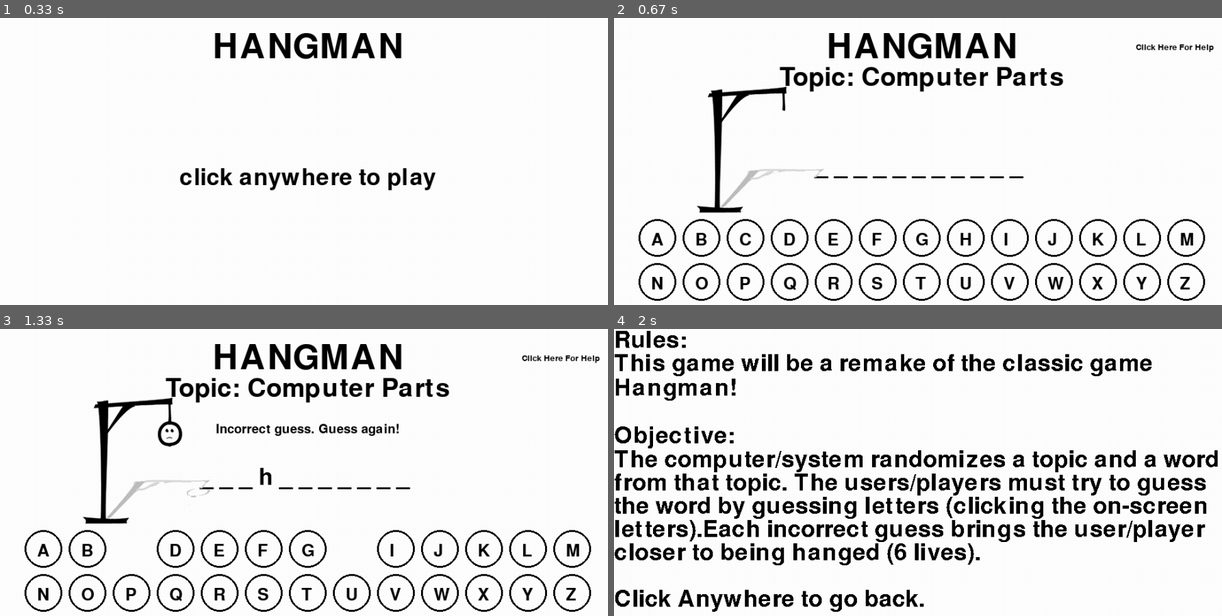
Above: before the commit, frames 1-4 (two rows, left to right).
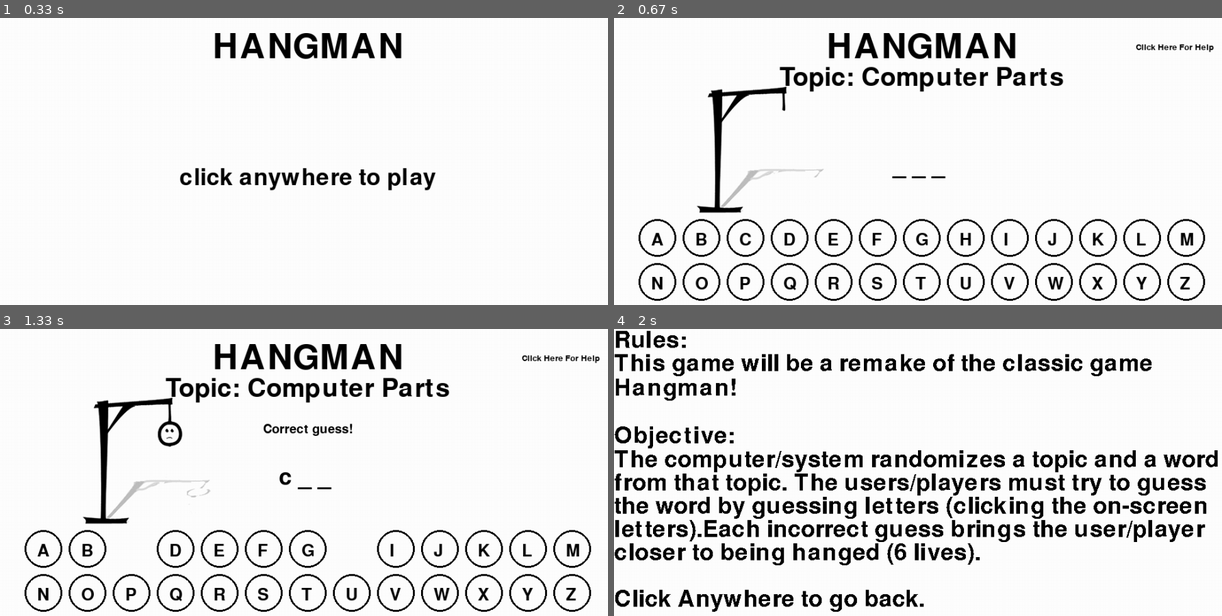
Above: after the commit, the same moments.

Repository: Chess-Dude/Hangman-Game-V3
Game: pygame game, started from MainGameLoop.py
The game is run twice, just before and just after one commit, with the same random seed, the same clock (stepped at 60 frames per second) and the same inputs.
Inputs (mouse positions are in pixels of both pictures, inside the frame that each line leads up to):
- Up to frame 1 (0.33 s): no input
- Up to frame 2 (0.67 s): click (924, 167) at 0.38 s
- Up to frame 3 (1.33 s): click (370, 544) at 0.73 s; click (115, 547) at 1.05 s
- Up to frame 4 (2 s): click (1149, 581) at 1.38 s; click "Click Here For Help" at 1.72 s

Frame 1 is identical in both runs. In frame 2, 0.1% of the frame differs, in the area x 32-68%, y 55-56%; in frame 3, 0.9%, in the area x 32-68%, y 32-56%; in frame 4, nothing differs.

Commit message:
commented code and updated TopicDictionary.json

Diff:
--- a/BlittingHangManImages.py
+++ b/BlittingHangManImages.py
@@ -6,7 +6,7 @@
     """
     Importing and blitting hangman images
     """
-
+    # sets hangman_status to the amount of indexes in players_incorrect_guesses
     hangman_status = len(players_incorrect_guess)
-
+    # blits the following image depending on total of players_incorrect_guess indexes (is a list)
     DISPLAYSURF.blit(hangman_image_list[hangman_status], (130, 100))
--- a/BlittingHelpMenu.py
+++ b/BlittingHelpMenu.py
@@ -7,17 +7,23 @@
     blitting help_menu
     """
 
+    # fills background with white (to hide any game progress)
     DISPLAYSURF.fill(WHITE)
+
+    # sets game_help_menu variable (a long string of the rules and objective)
     game_help_menu =    "Rules:\nThis game will be a remake of the classic game Hangman!\n\n"
     game_help_menu =    game_help_menu + "Objective:\n"
     game_help_menu =    game_help_menu + "The computer/system randomizes a topic and a word from that topic. The users/players must try to guess the word by guessing letters (clicking the on-screen letters)."
     game_help_menu =    game_help_menu + "Each incorrect guess brings the user/player closer to being hanged (6 lives)."
     game_help_menu =    game_help_menu + "\n\nClick Anywhere to go back."
 
-    words = [word.split(' ') for word in game_help_menu.splitlines()]  # 2D array where each row is a list of words.
+    # 2D array where each row is a list of words.
+    words = [word.split(' ') for word in game_help_menu.splitlines()]
 
-    space = WORD_FONT.size(' ')[0]  # The width of a space.
+    # The width of a space.
+    space = WORD_FONT.size(' ')[0]
 
+    # gettubg max display size and position
     max_width, max_height = DISPLAYSURF.get_size()
     pos = (0, 0)
     x, y = pos
--- a/BlittingStartMenu.py
+++ b/BlittingStartMenu.py
@@ -6,5 +6,6 @@
     """
     blits start menu
     """
+    # instantiates text to "cick anywhere to play" then blits clicking_anywhere text
     clicking_anywhere = WORD_FONT.render("click anywhere to play", 1, BLACK)
     DISPLAYSURF.blit(clicking_anywhere, (WIDTH/2 - clicking_anywhere.get_width()/2, HEIGHT / 2))
--- a/BlittingText.py
+++ b/BlittingText.py
@@ -15,15 +15,18 @@
     blits/renders text
     """
 
+    # instantiates and blits word_text (underscores and correct guesses)
     word_text = WORD_FONT.render(word_progress, 1, BLACK)
     DISPLAYSURF.blit(word_text, word_text.get_rect(center = DISPLAYSURF.get_rect().center))
 
+    # instantiates and blits topic_text
     topic_text = SUB_TITLE_FONT.render(("Topic: " + selected_topic), 1, BLACK)
     DISPLAYSURF.blit(topic_text, (WIDTH/2 - topic_text.get_width()/2, 75))
 
+    # instantiates and blits system_message_text (changes depending on user input)
     system_message_text = SYSTEM_FONT_MESSAGE.render(system_message, 1, BLACK)
     DISPLAYSURF.blit(system_message_text, (WIDTH/2 - system_message_text.get_width()/2, 150))
 
+    # instantiates and blits help_text_button (only the text)
     help_text_button = HELP_FONT_MESSAGE.render("Click Here For Help", 1, BLACK)
     DISPLAYSURF.blit(help_text_button, (WIDTH - 150, 40))
-    help_text_width, helpt_text_height = help_text_button.get_size()
--- a/DrawingLetters.py
+++ b/DrawingLetters.py
@@ -21,7 +21,6 @@
     This gave me the leftover pixels for each side, 34.5 which rounds up to 35.
     This info allowed me to start drawing from the left side of the first circle.
     Note that to draw the circle, we must give the draw.circle method the coordinate range, thius adding half the gap + half the diameter of the circle.
-    refer to the official documentation of the code below:
     """
 
     # defining coords to draw buttons
@@ -32,20 +31,23 @@
     # looping 13 times (13 buttons per row)
     for i in range(13):
 
-        # checking if dictionary value of letter is True (from A-M)
+        # checking if dictionary value of letter is True (from A-M) (top row)
         # if false - does not print (already guessed values)
         if letters_to_print[chr(65 + i)]:
             # Drawing buttons for top row buttons
+            # draws circle, instantiates the letter then blits it
             pygame.draw.circle(DISPLAYSURF, BLACK, (x_circle_coord, y_circle_coord_row_1), RADIUS, LINE_THICKNESS)
             letters = LETTER_FONT.render(chr(65 + i), 1, BLACK)
             DISPLAYSURF.blit(letters, (x_circle_coord - (LETTER_FONT_SIZE / 4), y_circle_coord_row_1 - (LETTER_FONT_SIZE / 4)))
 
-        # checking if dictionary value of letter is True (from N-Z)
+        # checking if dictionary value of letter is True (from N-Z) (bottom row)
         # if false - does not print (already guessed values)
         if letters_to_print[chr(78 + i)]:
             # Drawing letter for bottom row buttons
+            # draws circle, instantiates the letter then blits it
             pygame.draw.circle(DISPLAYSURF, BLACK, (x_circle_coord, y_circle_coord_row_2), RADIUS, LINE_THICKNESS)
             letters = LETTER_FONT.render(chr(78 + i), 1, BLACK)
             DISPLAYSURF.blit(letters, (x_circle_coord - (LETTER_FONT_SIZE / 4), y_circle_coord_row_2 - (LETTER_FONT_SIZE / 4)))
 
+        # updates x_circle_coord each loop to get new circle x coord
         x_circle_coord = x_circle_coord + TOTAL_WIDTH
--- a/GameProgressModule.py
+++ b/GameProgressModule.py
@@ -23,50 +23,68 @@
         Updating the correct guesses of the player
         """
 
+        # set word_progress to empty string
         self.word_progress = ""
+
+        # for loop to print a dash for each character in selected word
         for character in selected_word.lower():
-
+            # checks if character is an alphabet or digit
             if character.isalpha() or character.isdigit():
+                # checks if character is in self.players_correct_guess
                 if character in self.players_correct_guess:
+                    # sets (new) self.word_progress to (previous) self.word_progress + character (current letter) + "" (empty string/space)
                     self.word_progress = self.word_progress + character + " "
 
+                # if false (else) set (new) self.word_progress to (old) self.word_progress + (string with underscore and space) "_"
                 else:
                     self.word_progress = self.word_progress + "_ "
+
+            # if character is not an alphabet or digit
             else:
                 self.word_progress = self.word_progress + character + " "
 
 
     def evaluating(self, selected_word, players_guess, GAME_STATE):
         """
-        Evaluating if the player's guess is right or wrong
+        Evaluating if the player's guess is right or wrong and only runs if the game_status is in "GAME_IN_PROGRESS"
         After Evaluation, the player's guess will be appended to the appropriate list.
-        If players guess is repeated, it'll be solved in another method (get_players_guess)
         """
 
         game_status = GAME_STATE["GAME_IN_PROGRESS"]
 
+        # checking if player guessed letter is in selected_word
         if players_guess in selected_word.lower():
+            # if it is append the letter to self.players_correct_guess list
             self.players_correct_guess.append(players_guess)
+            # if self.player_correct_guess list has the amount of indexes in selected_word, update game status and self.system_message
             if len(self.players_correct_guess) == len(set(selected_word.lower())):
                 self.system_message = ("GG, you guessed all the letters!")
                 game_status = GAME_STATE["GAME_WON"]
 
+            # if player guess is valid, however the list does not have the amount of indexes in selected_word,
+            # change self.system_message notifying player it was a correct guess and update game_status.
             else:
                 self.system_message = ("Correct guess!")
                 game_status = GAME_STATE["GAME_IN_PROGRESS"]
 
+        # (else) if players guessed letter is not in selected_word, append the guess to players_incorrect_guess list
         else:
             self.players_incorrect_guess.append(players_guess)
+            # check if self.players_incorrect_guesses indexes == 6
+            # if true, change self.system_message and update game_status
             if len(self.players_incorrect_guess) == 6:
                 self.system_message = ("You hanged the man! GG")
                 game_status = GAME_STATE["GAME_LOST"]
 
+            # if false, change self.system_message and update game status
             elif 0 < len(self.players_incorrect_guess) < 6:
                 self.system_message = ("Incorrect guess. Guess again!")
                 game_status = GAME_STATE["GAME_IN_PROGRESS"]
 
+            # if some unknown error occurs
             else:
                 self.system_message = ("the program ran into some error during the incorrect_guess evaluation")
                 exit()
 
+        # returns game_status, to update pygame screen accordingly
         return game_status
--- a/GetLetter.py
+++ b/GetLetter.py
@@ -13,9 +13,9 @@
                GRID_MID_Y,
                ASCII_A):
     """
-    Determines what button is pressed
+    Determines what button is pressed and returns a letter value
     """
-
+    # variables that are used to determine what cell was pressed on the grid
     player_guess = None
     column_number = (((m_x - GRID_LEFT_X1) / COLUMN_WIDTH) + 1)
     column_number = int(column_number)
@@ -25,25 +25,27 @@
     if ((GRID_LEFT_X1 <= m_x < GRID_RIGHT_X2) and (GRID_Y1 <= m_y <= GRID_Y2)):
 
         # determining what row the mouse was clicked
-        # if mouse y coordinate was greater than the
+        # if mouse y coordinate was greater than the MID_Y (height) coordinate, set top_row variable false (used as a flag).
+        # we do this to identify if we should add +13 to the ascii table
         if m_y > GRID_MID_Y:
             top_row = False
 
+        # elif mouse y coordinate < MID_Y (height) coordinate, set top_row variable True (used as a flag)
         elif m_y < GRID_MID_Y:
             top_row = True
 
-        # if mouse was clicked in top row
+        # if mouse was clicked in top row (flag)
         if top_row:
             player_guess = str(chr(column_number + ASCII_A - 1)) # subtract 1 due to column number starting from 1, not 0
 
-        # else (if mouse was clicked in bottom row)
+        # else (if mouse was clicked in bottom row) we add + 13 to the ascii table value (as first 13 letters are A - M)
         else:
             player_guess = str(chr(column_number + ASCII_A + 13 - 1))
 
-
+    # returns player_guess only if player guess has a value and the letter has a "True" value
+    # we want to make sure it has a "True" value to make sure the grid cell was not already pressed/guessed by the user
     if (player_guess is not None) and (letters_to_print[player_guess]):
         return player_guess
 
-
     else:
         return None
--- a/MainGameLoop.py
+++ b/MainGameLoop.py
@@ -3,7 +3,7 @@
 Date: October 28th
 Program Name: HangmanGUI.py, GameProgressModule, WordSelectionModule.py, TopicDictionary.json
 Purpose: Big Gaming Assignment - runs a graphical user interface of Hangman
-Change log: Rayyan Lodhi - November 14th Refactored code
+Change log: Rayyan Lodhi - November 14th Refactored code and added comments
 """
 
 # imports
@@ -12,12 +12,7 @@
 from pygame.locals import *
 import WordSelectionModule
 import GameProgressModule
-from BlittingHangManImages import blit_hangman_images
-from DrawingLetters import draw_letters
 from GetLetter import get_letter
-from BlittingText import blitting_text
-from BlittingStartMenu import blitting_start_menu
-from BlittingHelpMenu import blitting_help_menu
 from RefreshScreen import refresh_screen
 
 # initializes pygame
@@ -89,7 +84,7 @@
     global game_status
 
     # printing purpose
-    print("Purpose: Big Gaming Assignment - runs a graphical user interface of Hangman \nChange log: Rayyan Lodhi - November 14th Refactored code\nFull Change log can be viewed here: https://github.com/Chess-Dude/Hangman-Game-V3")
+    print("Purpose: Big Gaming Assignment - runs a graphical user interface of Hangman \nChange log: Rayyan Lodhi - November 14th Refactored code and added comments.\nFull Change log can be viewed here: https://github.com/Chess-Dude/Hangman-Game-V3")
 
     # creating objects
     word_selection_obj = WordSelectionModule.WordSelection()
@@ -105,12 +100,11 @@
     DISPLAYSURF = pygame.display.set_mode(size=(WIDTH, HEIGHT))
     pygame.display.set_caption("Hangman")
 
-    # load all 7 images here so it only needs to be once
+    # load all 7 images here
     hangman_image_list = []
     for i in range(7):
         hangman_image = pygame.image.load("hangman" + str(i) + ".png")
         hangman_image_list.append(hangman_image)
-
 
     # append all letters of alphabet to letters_to_print dictionary (used in drawing_letters)
     letters_to_print = {}
@@ -147,30 +141,10 @@
 
     pygame.display.update()
 
-    # this is the START_MENU
+    # this is the START_MENU loop
     game_status = GAME_STATE["START_MENU"]
     start_flag = False
     while not start_flag:
-        for event in pygame.event.get():
-            if event.type == QUIT:
-                print("exit event occured")
-                pygame.quit()
-                sys.exit()
-
-            # checking if mouse was clicked
-            if event.type == pygame.MOUSEBUTTONDOWN:
-
-                start_flag = True
-
-
-    # GAME_IN_PROGRESS loop
-    game_status = GAME_STATE["GAME_IN_PROGRESS"]
-    while True:
-
-        player_guess = None
-
-        # Update game display so the user can see
-        pygame.display.update()
 
         # checking if exit event occured
         for event in pygame.event.get():
@@ -179,24 +153,50 @@
                 pygame.quit()
                 sys.exit()
 
+            # checking if mouse was clicked
+            # if true, set start_flag to True (so while True breaks), then GAME_STATE moves on to GAME_IN_PROGRESS
+            # we have this clicking feature as a "START_MENU"
+            if event.type == pygame.MOUSEBUTTONDOWN:
+
+                start_flag = True
+
+
+    # GAME_IN_PROGRESS loop
+    game_status = GAME_STATE["GAME_IN_PROGRESS"]
+    while True:
+
+        player_guess = None
+
+        # Update game display so the user can see
+        pygame.display.update()
+
+        # checking if exit event occured
+        for event in pygame.event.get():
+            if event.type == QUIT:
+                print("exit event occured")
+                pygame.quit()
+                sys.exit()
+
             # if game status is set to the help menu we dont want to supervise the game in progress and
             # we want to wait until we exit the GAME_HELP screen to return to supervising the GAME_IN_PROGRESS screen
+            # we do this by waiting for a mouse click anywhere
             if game_status == GAME_STATE["GAME_HELP"]:
                 if event.type == pygame.MOUSEBUTTONDOWN:
                     game_status = GAME_STATE["GAME_IN_PROGRESS"]
 
+            # elif game status is set to the GAME_WON we wait till mouse is clicked (so we can exit)
             elif game_status == GAME_STATE["GAME_WON"]:
                 if event.type == pygame.MOUSEBUTTONDOWN:
                     pygame.quit()
                     sys.exit()
-
+            # elif game status is set to the GAME_LOST we wait till mouse is clicked (so we can exit)
             elif game_status == GAME_STATE["GAME_LOST"]:
                 if event.type == pygame.MOUSEBUTTONDOWN:
                     pygame.quit()
                     sys.exit()
 
+            # if neither statement is true, run else (meaning grid must have been clicked)
             else:
-
                 # checking if mouse was clicked
                 if event.type == pygame.MOUSEBUTTONDOWN:
                     # getting where mouse was clicked (coords)
@@ -222,7 +222,7 @@
                                                   GRID_Y2,
                                                   GRID_MID_Y,
                                                   ASCII_A)
-                        # settings the letter value that was guessed to "false" (to not print)
+                        # setting the letter value that was guessed to "false" (to not print in draw_letters function)
                         letters_to_print[player_guess] = False
 
                 # calling methods from GameProgress class to evaluate and update the progress/score
@@ -230,6 +230,7 @@
                     game_status = game_progress_obj.evaluating(word_selection_obj.selected_word, player_guess.lower(), GAME_STATE)
                     game_progress_obj.updating_progress(word_selection_obj.selected_word)
 
+            # refreshes screen with any pending changes
             refresh_screen(DISPLAYSURF,
                    letters_to_print,
                    game_progress_obj.word_progress,
--- a/RefreshScreen.py
+++ b/RefreshScreen.py
@@ -2,6 +2,7 @@
 Refreshes/updates game
 """
 
+# imports
 import sys
 from BlittingHangManImages import blit_hangman_images
 from DrawingLetters import draw_letters
@@ -39,19 +40,22 @@
     refreshes screen
     """
 
-    # Loading Background Images
-    # DISPLAYSURF.blit(BACKGROUND, (0, 0))
+    # fills screen with white
     DISPLAYSURF.fill(WHITE)
 
-    # Printing Text
+    # Printing Title
     title_text = TITLE_FONT.render("HANGMAN", 1, BLACK)
     DISPLAYSURF.blit(title_text, (WIDTH/2 - title_text.get_width()/2, 20))
 
     # depending on current game status, the display will be updated based on game state
+    # if the game has just been ran (start_menu)
     if game_status == GAME_STATE["START_MENU"]:
+        # calls blitting_start_menu function
         blitting_start_menu(DISPLAYSURF, WORD_FONT, BLACK, WIDTH, HEIGHT)
 
+    # if the game is in progress
     elif game_status == GAME_STATE["GAME_IN_PROGRESS"]:
+        # callling functions to  blit text (word, topic, and system message), updated hangman images and draw updated letters/buttons
         blitting_text(DISPLAYSURF,
                       word_progress,
                       selected_topic,
@@ -62,7 +66,6 @@
                       SYSTEM_FONT_MESSAGE,
                       HELP_FONT_MESSAGE)
 
-        # callling functions to blit hangman images and draw letters/buttons
         blit_hangman_images(DISPLAYSURF, players_incorrect_guess, hangman_image_list)
         draw_letters(DISPLAYSURF,
                      letters_to_print,
@@ -101,7 +104,9 @@
                      LINE_THICKNESS,
                      TOTAL_WIDTH)
 
+    # if user has lost the game (GAME_LOST)
     elif game_status == GAME_STATE["GAME_LOST"]:
+        # callling functions to  blit text (word, topic, and system message), updated hangman images and draw updated letters/buttons
         blitting_text(DISPLAYSURF,
                       word_progress,
                       selected_topic,
@@ -112,7 +117,6 @@
                       SYSTEM_FONT_MESSAGE,
                       HELP_FONT_MESSAGE)
 
-        # callling functions to blit hangman images and draw letters/buttons
         blit_hangman_images(DISPLAYSURF, players_incorrect_guess, hangman_image_list)
         draw_letters(DISPLAYSURF,
                      letters_to_print,
@@ -126,9 +130,12 @@
                      LINE_THICKNESS,
                      TOTAL_WIDTH)
 
+    # if game status has changed to "GAME_HELP" (help button pressed)
     elif game_status == GAME_STATE["GAME_HELP"]:
+        # calls blitting_help_menu function to blit help_menu
         blitting_help_menu(DISPLAYSURF, WHITE, WORD_FONT, BLACK)
 
+    # if an unexpected range has occured (game status is out of range)
     else:
         system_message_text = "An unexpected error has occured. Game status is out of range."
         sys.exit()
--- a/TopicDictionary.json
+++ b/TopicDictionary.json
@@ -1,5 +1,6 @@
 {
-    "Computer Parts": ["keyboard", "monitor", "motherboard", "cpu", "psu", "mouse", "cooler", "ram", "battery"],
+    "Computer Parts": ["keyboard", "monitor", "motherboard", "cpu", "psu", "mouse", "cooler", "ram", "battery", "ssd", "hdd", "webcam", "cables"],
+    "Computer Ports": ["VGA", "HDMI", "Audio Port", "Display Port", "USB", "eSATA", "DVI"],
     "data structures": ["list", "string", "integer", "float", "set", "dictionary", "variable"],
     "Operating Systems": ["windows", "mac", "linux"],
     "File Safety": ["bluetooth", "wireles", "data", "viruses"],
--- a/WordSelectionModule.py
+++ b/WordSelectionModule.py
@@ -2,7 +2,7 @@
 The topic and then the word for the Hangman game will be auto selected here.
 """
 
-# importing modules used
+# imports
 import random
 import json
 
@@ -27,11 +27,11 @@
         self.selected_topic = random.choice(self.topic_list)
         self.selected_word = random.choice(self.topic_dictionary[self.selected_topic])
 
-
     def __str__(self):
         """
         Made for Debugging purposes
         """
+        # prints status selected_topic and selected_word for debugging purposes
         status_1 = "selected_topic is " + self.selected_topic + "\n"
         status_2 = "selected_word is " + self.selected_word + "\n"
         return status_1 + status_2
